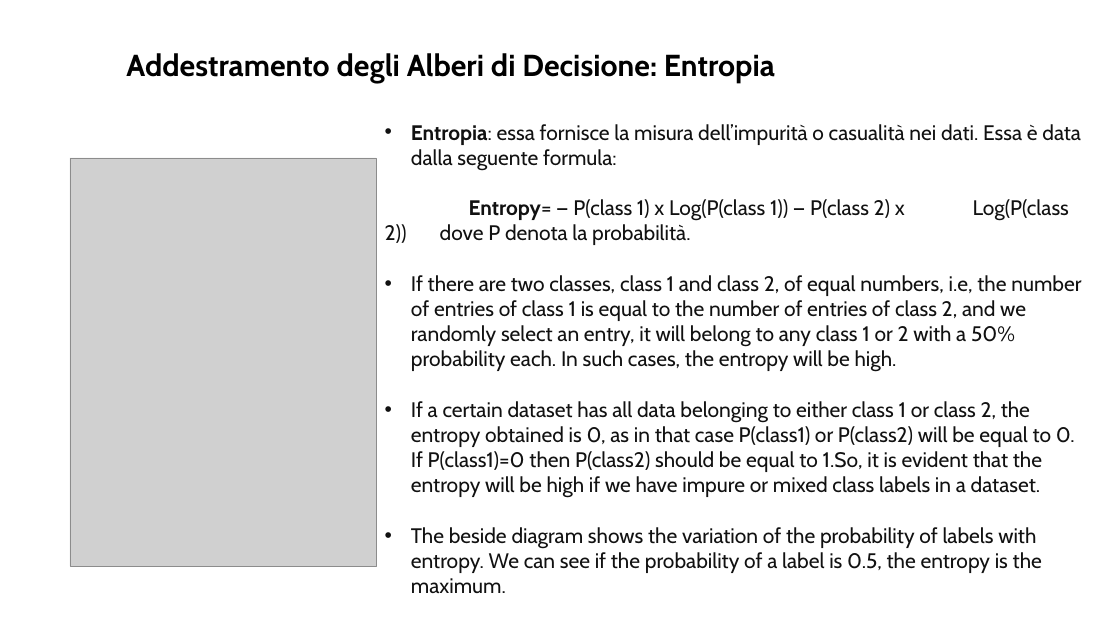
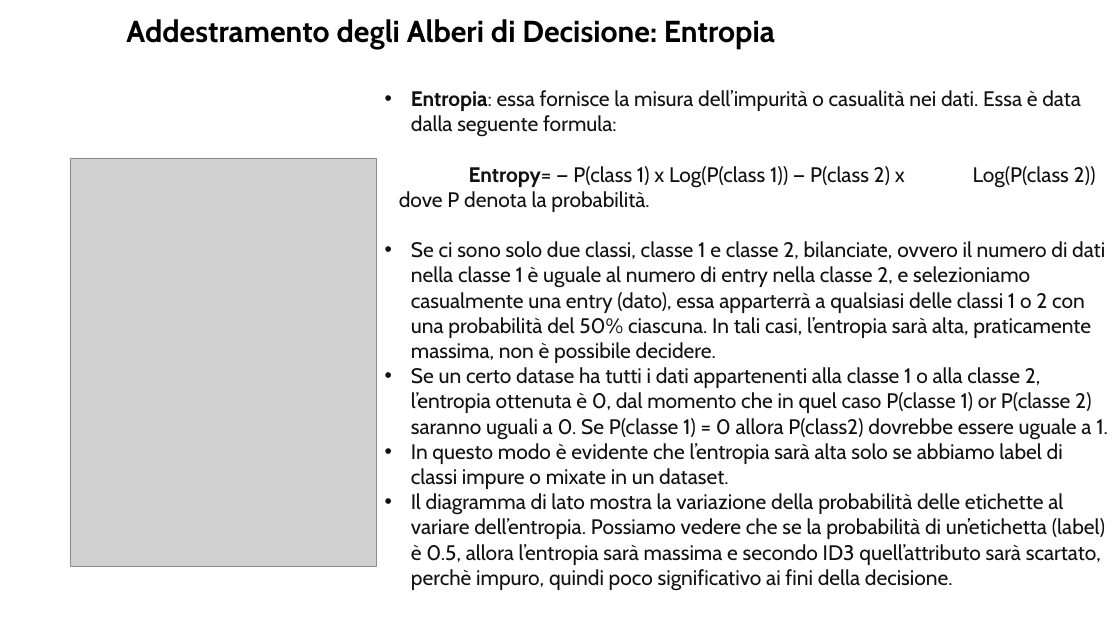
Before and after one commit to neural1977/data_science_interview_material, a slide deck: slide 14 of Machine_Learning/Machine Learning Alberi di Decisione e Random Forest_ita.pptx. Drawn at 1120x630 pixels with LibreOffice and Linux fonts; fonts in the diff are those of the drawing; grey boxes stand for pictures. Boxes give left, top, right and bottom in pixels: in the first picture for what was removed or moved away, otherwise in the second. Text is boxed around its words. In the diff, an @@ line names an element or a change of style, - is before the commit and + after.

```diff
--- a/Machine_Learning/Machine Learning Alberi di Decisione e Random Forest_ita.pptx
+++ b/Machine_Learning/Machine Learning Alberi di Decisione e Random Forest_ita.pptx
@@ text "Addestramento degli Alberi di Decisione: ...": place and size @@
-text "Addestramento degli Alberi di Decisione: ..." at [126,53,775,83]
+text "Addestramento degli Alberi di Decisione: ..." at [126,19,775,49]
@@ rectangle "Entropia: essa fornisce la misura ...": place and size @@
-rectangle "Entropia: essa fornisce la misura ..." at [411,124,1081,593]
+rectangle "Entropia: essa fornisce la misura ..." at [376,53,1120,630]
@@ text in rectangle at [411,241,1108,591]: text changed @@
-• If there are two classes, class 1 and class 2, of equal numbers, i.e, the number of entries of class 1 is equal to the number of entries of class 2, and we randomly select an entry, it will belong to any class 1 or 2 with a 50% probability each. In such cases, the entropy will be high.
-• If a certain dataset has all data belonging to either class 1 or class 2, the entropy obtained is 0, as in that case P(class1) or P(class2) will be equal to 0. If P(class1)=0 then P(class2) should be equal to 1.So, it is evident that the entropy will be high if we have impure or mixed class labels in a dataset.
-• The beside diagram shows the variation of the probability of labels with entropy. We can see if the probability of a label is 0.5, the entropy is the maximum.
+• Se ci sono solo due classi, classe 1 e classe 2, bilanciate, ovvero il numero di dati nella classe 1 è uguale al numero di entry nella classe 2, e selezioniamo casualmente una entry (dato), essa apparterrà a qualsiasi delle classi 1 o 2 con una probabilità del 50% ciascuna. In tali casi, l’entropia sarà alta, praticamente massima, non è possibile decidere.
+• Se un certo datase ha tutti i dati appartenenti alla classe 1 o alla classe 2, l’entropia ottenuta è 0, dal momento che in quel caso P(classe 1) or P(classe 2) saranno uguali a 0. Se P(classe 1) = 0 allora P(class2) dovrebbe essere uguale a 1.
+• In questo modo è evidente che l’entropia sarà alta solo se abbiamo label di classi impure o mixate in un dataset.
+• Il diagramma di lato mostra la variazione della probabilità delle etichette al variare dell’entropia. Possiamo vedere che se la probabilità di un’etichetta (label) è 0.5, allora l’entropia sarà massima e secondo ID3 quell’attributo sarà scartato, perchè impuro, quindi poco significativo ai fini della decisione.
```
Also in this commit, not shown: 3 other slides changed, 7 slides added, 7 slides removed.
